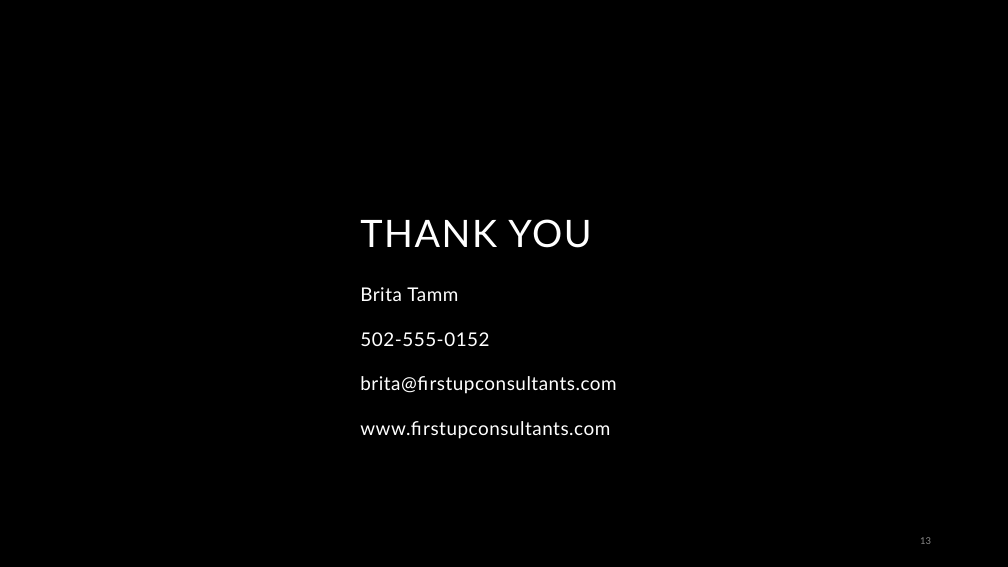
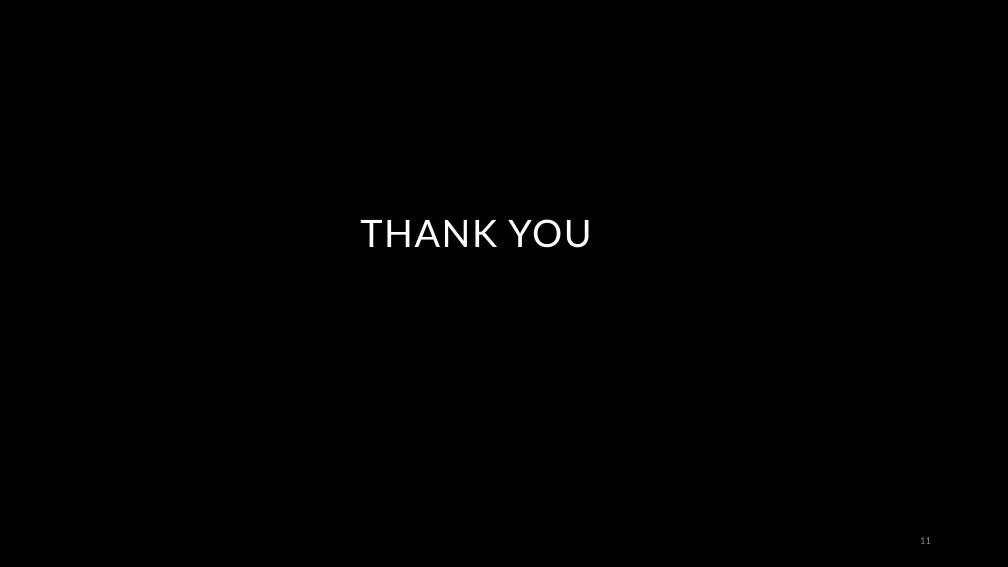
Before and after one commit to filipblaafjell/leap-case, a slide deck: slide 11 of Presentation.pptx (slide 13 before the commit). Drawn at 1008x567 pixels with LibreOffice and Linux fonts; fonts in the diff are those of the drawing; background and template pictures are left out. Boxes give left, top, right and bottom in pixels: in the first picture for what was removed or moved away, otherwise in the second. Text is boxed around its words. In the diff, an @@ line names an element or a change of style, - is before the commit and + after.

```diff
--- a/Presentation.pptx
+++ b/Presentation.pptx
@@ subtitle removed at <box>360,287,616,439</box> @@
-Brita Tamm
-502-555-0152
-brita@firstupconsultants.com
-www.firstupconsultants.com
@@ page number at <box>920,537,931,544</box>: text changed @@
-13
+11
```
Also in this commit, not shown: 2 other slides changed, 3 slides added, 5 slides removed, 33 other files.
